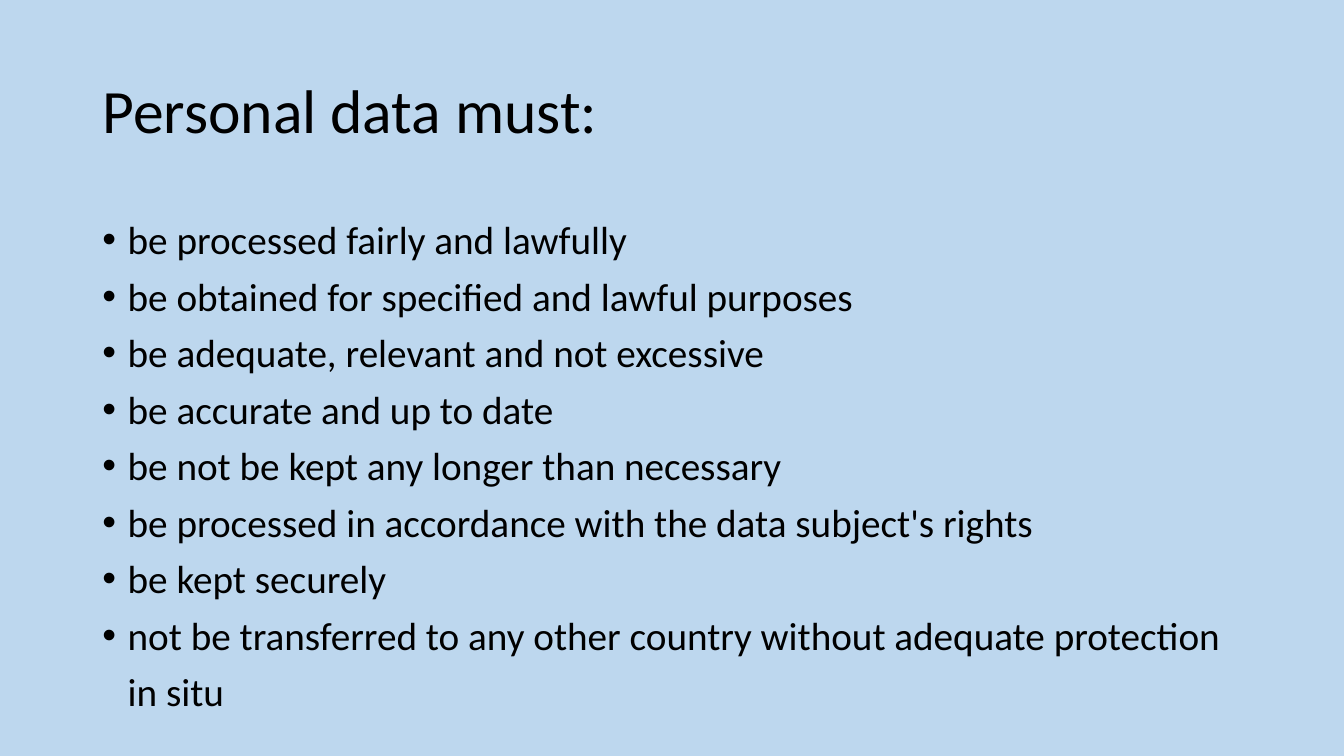
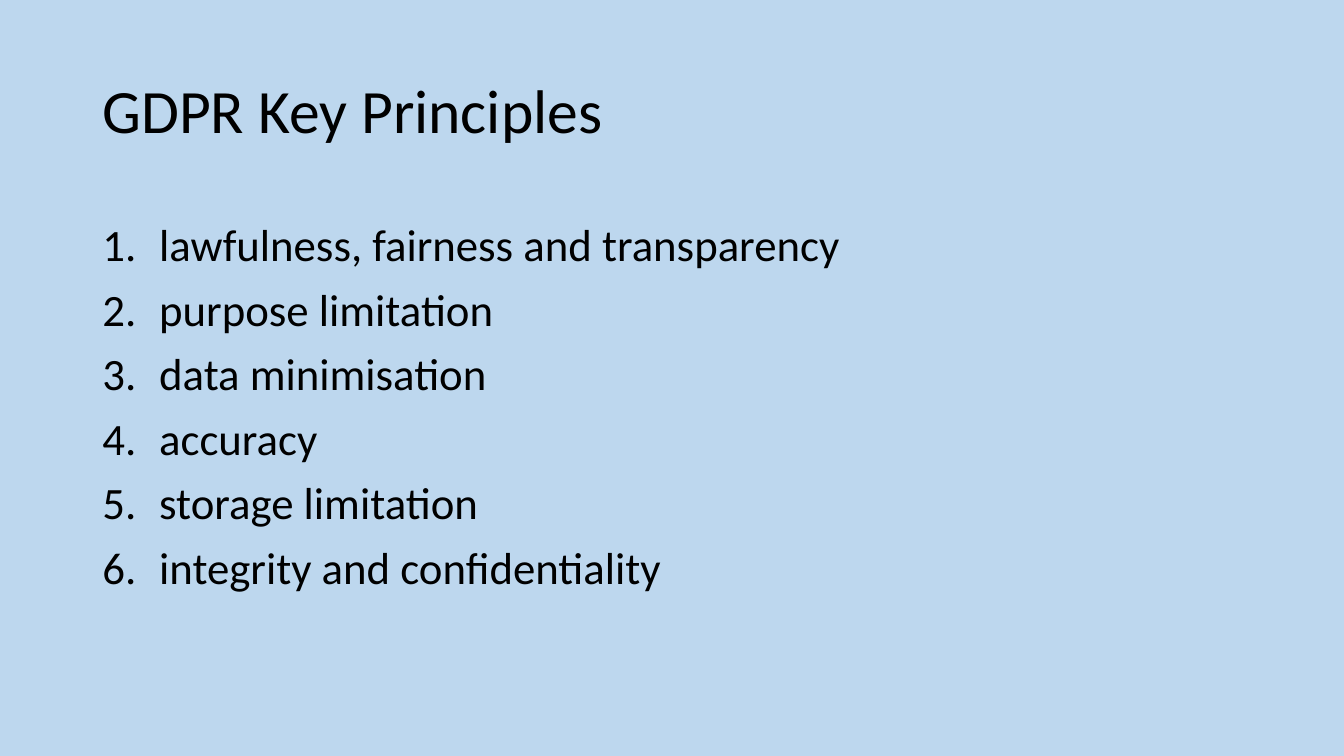
Before and after one commit to MrFriendCS/MrFriendCS.github.io, a slide deck: slide 197 of n5/ddd/N5 CS DDD Slides.pptx (slide 191 before the commit). Drawn at 1344x756 pixels with LibreOffice and Linux fonts; fonts in the diff are those of the drawing. Boxes give left, top, right and bottom in pixels: in the first picture for what was removed or moved away, otherwise in the second. Text is boxed around its words. In the diff, an @@ line names an element or a change of style, - is before the commit and + after.

```diff
--- a/n5/ddd/N5 CS DDD Slides.pptx
+++ b/n5/ddd/N5 CS DDD Slides.pptx
@@ title at [102,90,602,143]: text changed @@
-Personal data must:
+GDPR Key Principles
@@ text at [159,230,839,592]: text changed; size 28 to 32 pt @@
-• be processed fairly and lawfully
-• be obtained for specified and lawful purposes
-• be adequate, relevant and not excessive
-• be accurate and up to date
-• be not be kept any longer than necessary
-• be processed in accordance with the data subject's rights
-• be kept securely
-• not be transferred to any other country without adequate protection in situ
+1. lawfulness, fairness and transparency
+2. purpose limitation
+3. data minimisation
+4. accuracy
+5. storage limitation
+6. integrity and confidentiality
```
Also in this commit, not shown: 7 other slides changed, 1 slide added, 2 slides removed, 1 other file.
